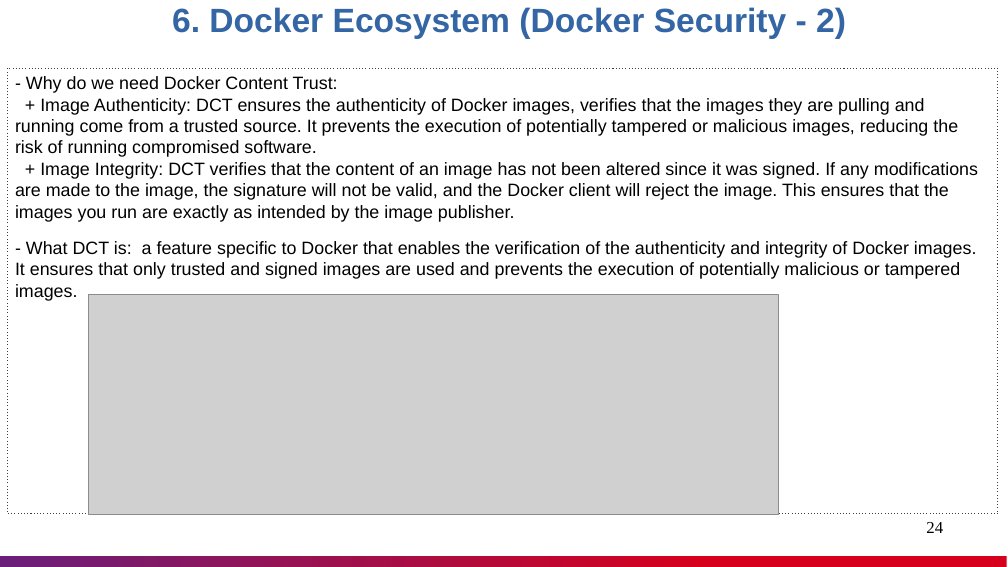
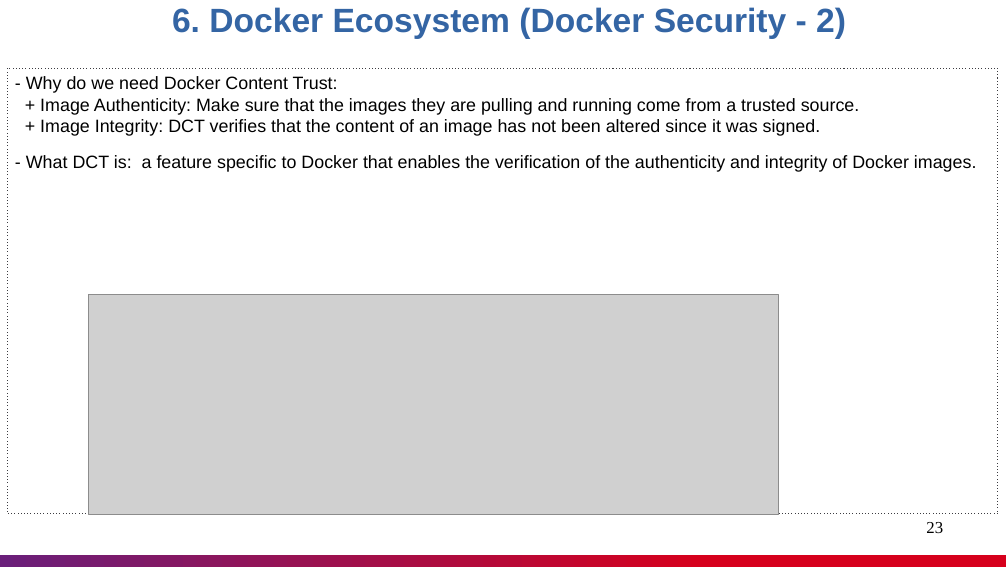
Before and after one commit to nashtech-garage/azure-devops-ci-cd, a slide deck: slide 23 of docker-demo/documents/Docker_Knowledge_Sharing.pptx (slide 24 before the commit). Drawn at 1008x567 pixels with LibreOffice and Linux fonts; fonts in the diff are those of the drawing; grey boxes stand for pictures. Boxes give left, top, right and bottom in pixels: in the first picture for what was removed or moved away, otherwise in the second. Text is boxed around its words. In the diff, an @@ line names an element or a change of style, - is before the commit and + after.

Commit message:
update docker-demo document for Docker course

```diff
--- a/docker-demo/documents/Docker_Knowledge_Sharing.pptx
+++ b/docker-demo/documents/Docker_Knowledge_Sharing.pptx
@@ text in rectangle at [26,76,977,172]: text changed @@
-- Why do we need Docker Content Trust:
-+ Image Authenticity: DCT ensures the authenticity of Docker images, verifies that the images they are pulling and running come from a trusted source. It prevents the execution of potentially tampered or malicious images, reducing the risk of running compromised software.
-+ Image Integrity: DCT verifies that the content of an image has not been altered since it was signed. If any modifications are made to the image, the signature will not be valid, and the Docker client will reject the image. This ensures that the images you run are exactly as intended by the image publisher.
-- What DCT is: a feature specific to Docker that enables the verification of the authenticity and integrity of Docker images. It ensures that only trusted and signed images are used and prevents the execution of potentially malicious or tampered images.
+- Why do we need Docker Content Trust:
++ Image Authenticity: Make sure that the images they are pulling and running come from a trusted source.
++ Image Integrity: DCT verifies that the content of an image has not been altered since it was signed.
+- What DCT is: a feature specific to Docker that enables the verification of the authenticity and integrity of Docker images.
@@ page number at [926,522,943,533]: text changed @@
-24
+23
```
Also in this commit, not shown: 13 other slides changed, 1 slide removed.
